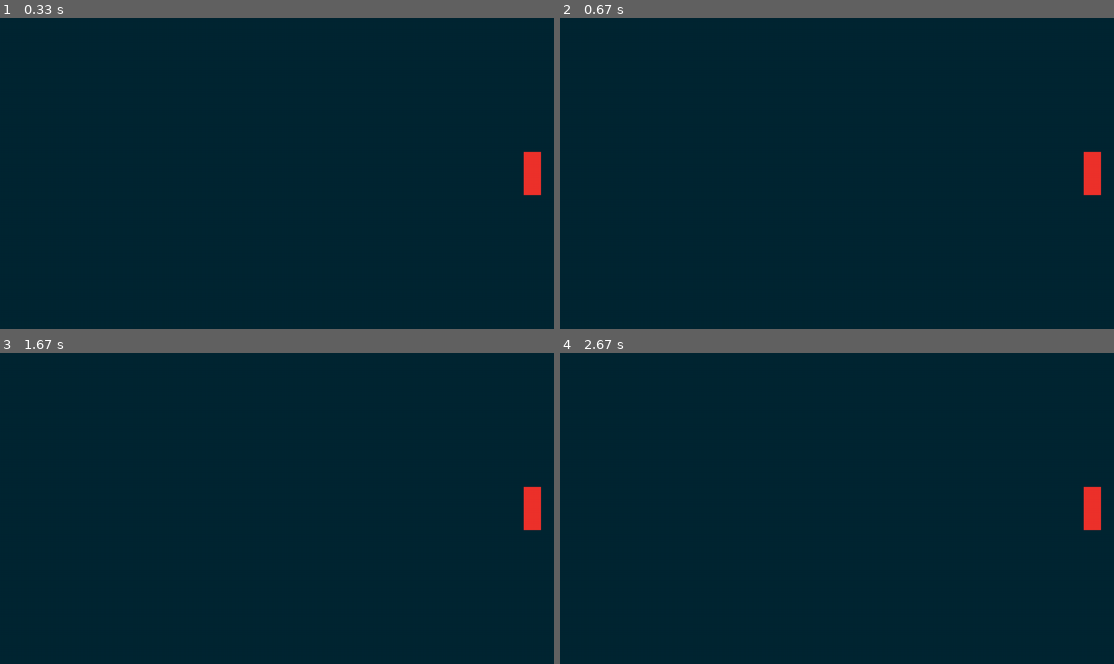
Above: before the commit, frames 1-4 (two rows, left to right).
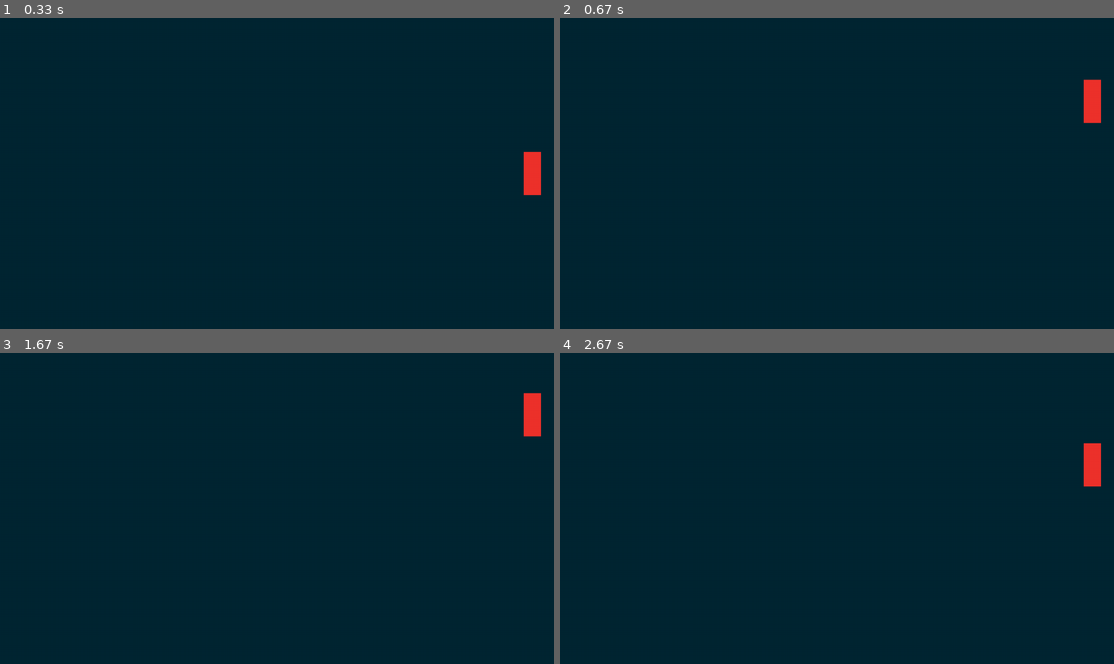
Above: after the commit, the same moments.

Repository: dominicamoak/pong_game_pygame
Game: pygame game, started from code/main.py
The game is run twice, just before and just after one commit, with the same random seed, the same clock (stepped at 60 frames per second) and the same inputs.
Inputs:
- Up to frame 1 (0.33 s): no input
- Up to frame 2 (0.67 s): hold Up from 0.33 s (still down)
- Up to frame 3 (1.67 s): release Up at 0.8 s; hold Down 0.83-1.13 s; hold W 1.17-1.53 s; hold Down from 1.57 s (still down)
- Up to frame 4 (2.67 s): release Down at 1.93 s; hold W 1.97-2.27 s; hold Down 2.3-2.6 s; hold W from 2.63 s (still down)

Frame 1 is identical in both runs. In frame 2, 0.9% of the frame differs, in the area x 94-98%, y 19-58%; in frame 3, 0.9%, in the area x 94-98%, y 12-58%; in frame 4, 0.9%.

Commit message:
Added palyer and ball sprites

Diff:
--- a/code/main.py
+++ b/code/main.py
@@ -1,5 +1,5 @@
 from settings import *
-from player import *
+from sprites import *
 
 
 class Game():
@@ -16,23 +16,27 @@
 
         # Groups
         self.all_sprites = pygame.sprite.Group()
+        self.paddle_sprites = pygame.sprite.Group()
 
         # Sprites
-        self.player = Player(self.all_sprites, (POS['player'][0], POS['player'][1]))
+        self.player = Player((self.all_sprites, self.paddle_sprites))
+        self.ball = Ball(self.all_sprites, self.paddle_sprites)
 
     def update(self):
         pass
 
     def run(self):
-        self.game_events = pygame.event.get()
-
         while self.running:
+            self.game_events = pygame.event.get()
             dt = self.clock.tick() / 1000
 
             # Event Loop
             for event in self.game_events:
                 if event.type == pygame.QUIT:
                     self.running = False
+
+            # Updates
+            self.all_sprites.update(dt)
 
             # Draw Game
             self.display_surface.fill(COLORS['bg'])
--- a/code/player.py
+++ /dev/null
@@ -1,13 +0,0 @@
-from settings import *
-
-class Player(pygame.sprite.Sprite):
-    def __init__(self, groups, pos):
-        super().__init__(groups)
-        self.surf = pygame.surface.Surface((SIZE['paddle']))
-        self.color = COLORS['paddle']
-        self.surf.fill(self.color)
-        self.image = self.surf
-        self.rect = self.image.get_frect(center = pos)
-
-    def update(self):
-        pass
--- /dev/null
+++ b/code/sprites.py
@@ -0,0 +1,67 @@
+from settings import *
+from random import choice, uniform
+
+# Player Sprite
+class Player(pygame.sprite.Sprite):
+    def __init__(self, groups):
+        super().__init__(groups)
+        self.surf = pygame.Surface((SIZE['paddle']))
+        self.surf.fill(COLORS['paddle'])
+        self.image = self.surf
+        self.rect = self.image.get_frect(center = POS['player'])
+
+        self.direction = 0
+        self.speed = SPEED['player']
+
+    # User Input
+    def get_direction(self):
+        keys = pygame.key.get_pressed()
+        self.direction = int(keys[pygame.K_DOWN] or keys[pygame.K_s]) - int(keys[pygame.K_UP] or keys[pygame.K_w])
+
+    # Movement
+    def move(self, dt):
+        self.rect.centery += self.direction * self.speed * dt
+        self.rect.top = 0 if self.rect.top <= 0 else self.rect.top
+        self.rect.bottom = WINDOW_HEIGHT if self.rect.bottom >= WINDOW_HEIGHT else self.rect.bottom
+
+    def update(self, dt):
+        self.get_direction()
+        self.move(dt)
+
+
+# Ball Sprite
+class Ball(pygame.sprite.Sprite):
+    def __init__(self, groups, paddle_sprites):
+        super().__init__(groups)
+        self.surf = pygame.Surface((SIZE['ball']), pygame.SRCALPHA)
+
+        # self.surf.fill(COLORS['ball'])
+        self.image = self.surf
+        self.rect = self.image.get_frect(center = (WINDOW_WIDTH / 2, WINDOW_HEIGHT / 2))
+
+        self.direction = pygame.Vector2(choice((-1, 1)), uniform(0.7, 0.8) * choice((-1, 1)))
+        self.speed = SPEED['ball']
+
+    # Movement
+    def move(self, dt):
+        self.rect.center += self.direction * self.speed * dt
+
+    # Collision
+    def wall_collision(self):
+        if self.rect.top <= 0:
+            self.rect.top = 0
+            self.direction.y *= -1
+        if self.rect.bottom >= WINDOW_HEIGHT:
+            self.rect.bottom = WINDOW_HEIGHT
+            self.direction.y *= -1
+        if self.rect.left <= 0:
+            self.rect.left = 0
+            self.direction.x *= -1
+        if self.rect.right >= WINDOW_WIDTH:
+            self.rect.right = WINDOW_WIDTH
+            self.direction.x *= -1
+
+    # Update
+    def update(self, dt):
+        self.move(dt)
+        self.wall_collision()
